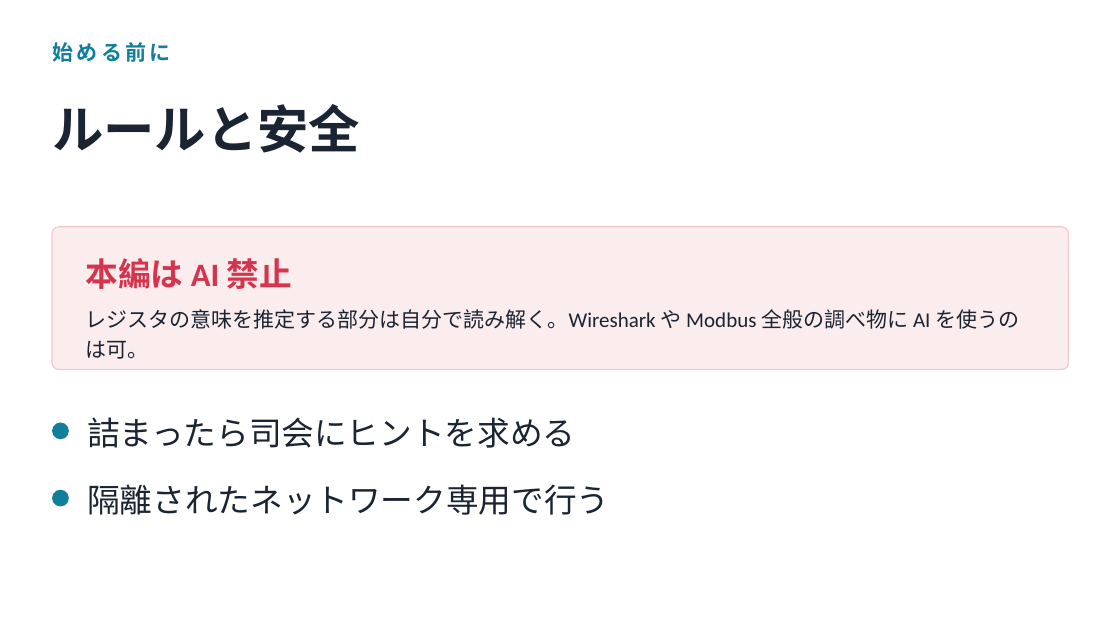
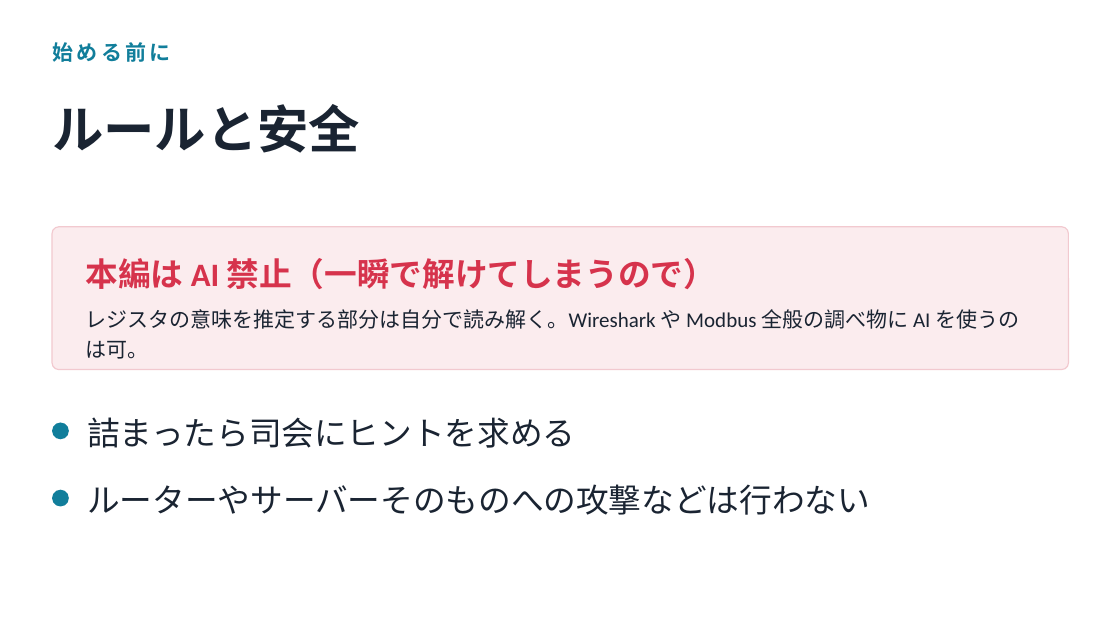
Before and after one commit to Tivo0921/ot-modbus-ctf, a slide deck: slide 8 of slides/ot-intro.pptx. Drawn at 1120x630 pixels with LibreOffice and Linux fonts; fonts in the diff are those of the drawing. Boxes give left, top, right and bottom in pixels: in the first picture for what was removed or moved away, otherwise in the second. Text is boxed around its words. In the diff, an @@ line names an element or a change of style, - is before the commit and + after.

```diff
--- a/slides/ot-intro.pptx
+++ b/slides/ot-intro.pptx
@@ text at box(86, 258, 716, 289): text changed @@
-本編は AI 禁止
+本編は AI 禁止（一瞬で解けてしまうので）
@@ text at box(87, 484, 870, 515): text changed @@
-隔離されたネットワーク専用で行う
+ルーターやサーバーそのものへの攻撃などは行わない
```
Also in this commit, not shown: 4 other slides changed, 8 other files.
